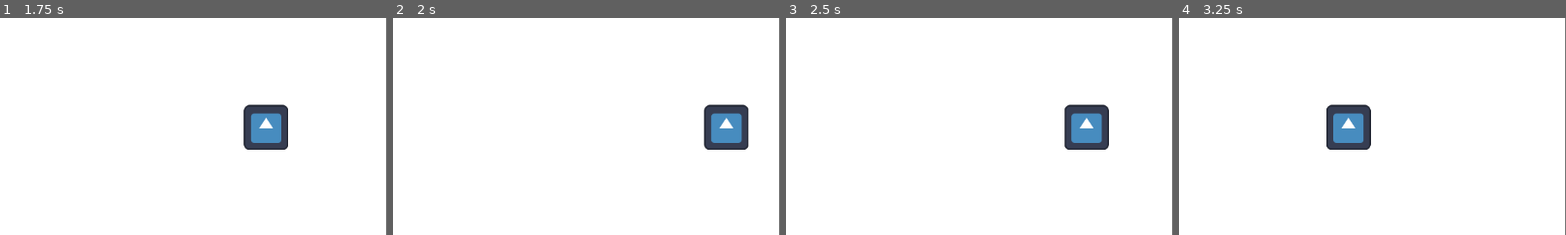
Above: before the commit, frames 1-4 (left to right).
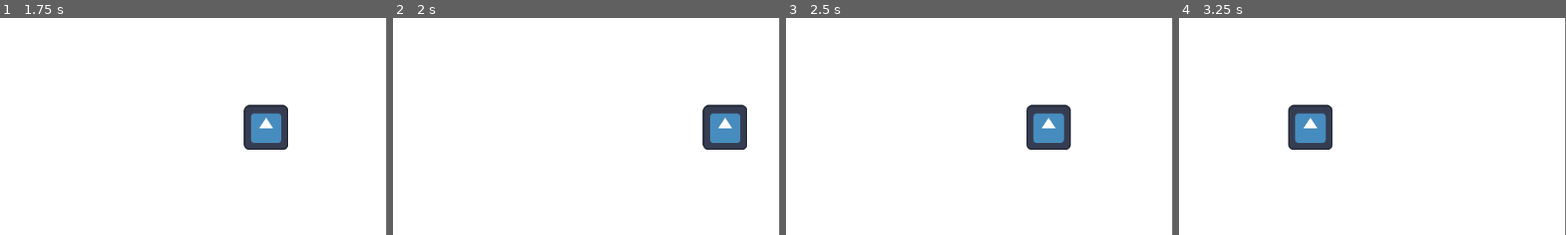
Above: after the commit, the same moments.

Repository: BenjaminLe1/obstacle-battle
Game: Godot game, scene res://world.tscn
Two runs of this game, one before a commit and one after it. Both use one fixed random seed, a clock stepped at 60 frames per second and the inputs below. The engine's default icon, where the game draws it, is replaced by a stand-in: a white triangle on a blue panel in a dark square.
Inputs:
- Up to frame 1 (1.75 s): tap Enter (ui_accept) at 0.5, 0.77, 1.52 s; hold Right (ui_right) from 0.53 s (still down)
- Up to frame 2 (2 s): keep holding Right (ui_right)
- Up to frame 3 (2.5 s): release Right (ui_right) at 2.03 s; hold Left (ui_left) from 2.03 s (still down)
- Up to frame 4 (3.25 s): release Left (ui_left) at 2.78 s; hold Right (ui_right) from 2.78 s (still down); tap Enter (ui_accept) at 3.02 s
The pictures show only the part of the screen within x 50-100%, y 22-72%; the shares and areas given below are measured in that part.

Frame 1 is identical in both runs. In frame 2, 0.5% of the frame differs, in the area x 79-92%, y 39-61%; in frame 3, 4.1%; in frame 4, 4.1%, in the area x 28-50%, y 39-61%.

Commit message:
obstacle attempt

Diff:
--- /dev/null
+++ b/boxobstacle.gd
@@ -0,0 +1,9 @@
+extends Area2D
+
+
+class_name Obstacle
+
+var speed = 300
+
+func _process(delta):
+	position.y -= delta * speed
--- /dev/null
+++ b/boxobstacle.tscn
@@ -0,0 +1,21 @@
+[gd_scene load_steps=4 format=3 uid="uid://dr7u1bqjf1lho"]
+
+[ext_resource type="Texture2D" uid="uid://x7d5taxhlpew" path="res://testobstaclered.svg" id="1_40l1e"]
+[ext_resource type="Script" path="res://boxobstacle.gd" id="1_r4cgf"]
+
+[sub_resource type="RectangleShape2D" id="RectangleShape2D_6vjc0"]
+size = Vector2(145, 122)
+
+[node name="boxobstacle" type="Area2D"]
+script = ExtResource("1_r4cgf")
+
+[node name="Sprite2D" type="Sprite2D" parent="."]
+position = Vector2(507, 1128)
+scale = Vector2(0.52, 0.4425)
+texture = ExtResource("1_40l1e")
+
+[node name="CollisionShape2D" type="CollisionShape2D" parent="."]
+position = Vector2(506.5, 1128)
+shape = SubResource("RectangleShape2D_6vjc0")
+
+[node name="Origin" type="Node2D" parent="."]
--- /dev/null
+++ b/collision_shape_2d.gd
@@ -0,0 +1 @@
+extends CollisionShape2D
--- a/player.tscn
+++ b/player.tscn
@@ -15,5 +15,5 @@
 texture = ExtResource("2_u8n63")
 
 [node name="CollisionShape2D" type="CollisionShape2D" parent="."]
-position = Vector2(1.5, -1.75)
+position = Vector2(38, 84)
 shape = SubResource("RectangleShape2D_qogps")
--- /dev/null
+++ b/shot_origin.gd
@@ -0,0 +1,11 @@
+extends Node
+
+
+# Called when the node enters the scene tree for the first time.
+func _ready() -> void:
+	pass # Replace with function body.
+
+
+# Called every frame. 'delta' is the elapsed time since the previous frame.
+func _process(delta: float) -> void:
+	pass
--- /dev/null
+++ b/testobstaclered.svg
@@ -0,0 +1,5 @@
+<?xml version="1.0" encoding="UTF-8" standalone="yes"?>
+<!DOCTYPE svg PUBLIC "-//W3C//DTD SVG 1.1//EN" "http://www.w3.org/Graphics/SVG/1.1/DTD/svg11.dtd">
+<svg width="400" height="400" viewBox="0 0 200 200" xmlns="http://www.w3.org/2000/svg">
+  <path fill="red" stroke="#000" stroke-width="2.5" d="M168 168H32V32h136z"/>
+</svg>
Not shown, added: testobstaclered.svg.import
